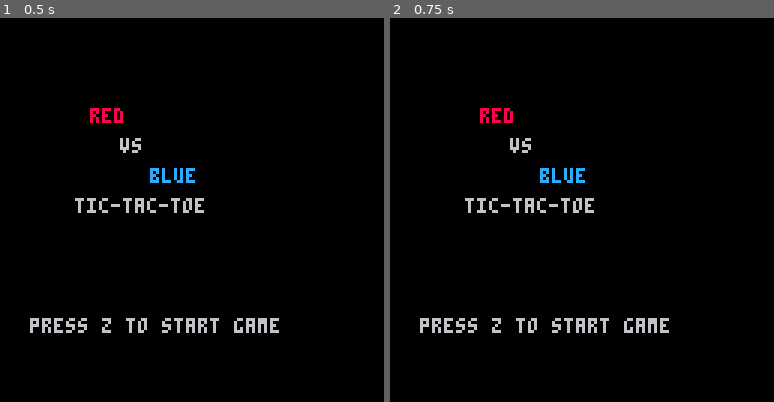
Above: before the commit, frames 1-2 (left to right).
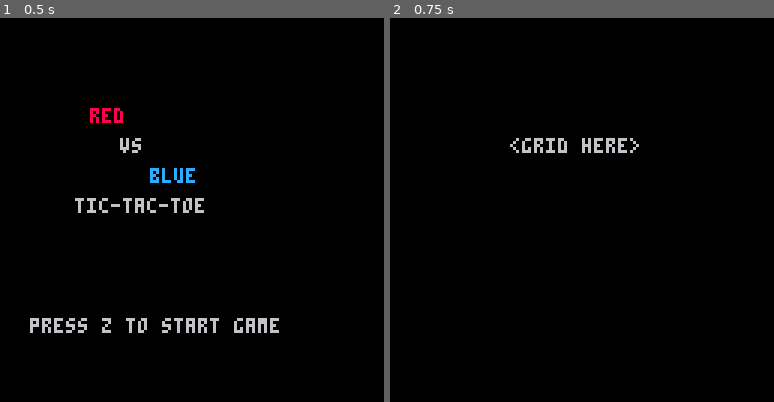
Above: after the commit, the same moments.

Repository: shinkarom/p8-ttt
Game: PICO-8 cartridge ttt.p8
Two runs of this game, one before a commit and one after it. Both use one fixed random seed, a clock stepped at 60 frames per second and the inputs below.
Inputs:
- Up to frame 1 (0.5 s): no input
- Up to frame 2 (0.75 s): tap O (Z key) at 0.7 s

Frame 1 is identical in both runs. In frame 2, 2.5% of the frame differs, in the area x 7-73%, y 23-83%.

Commit message:
Show game screen on pressing Z

Diff:
--- a/ttt.p8
+++ b/ttt.p8
@@ -18,6 +18,7 @@
 end
 
 function menu_update()
+ if btnp(4) then game_init() end
 end
 
 function menu_draw()
@@ -41,6 +42,8 @@
 end
 
 function game_draw()
+ cls()
+ print("<grid here>", 40,40)
 end
 __gfx__
 00000000000000000000000000000000000000000000000000000000000000000000000000000000000000000000000000000000000000000000000000000000
